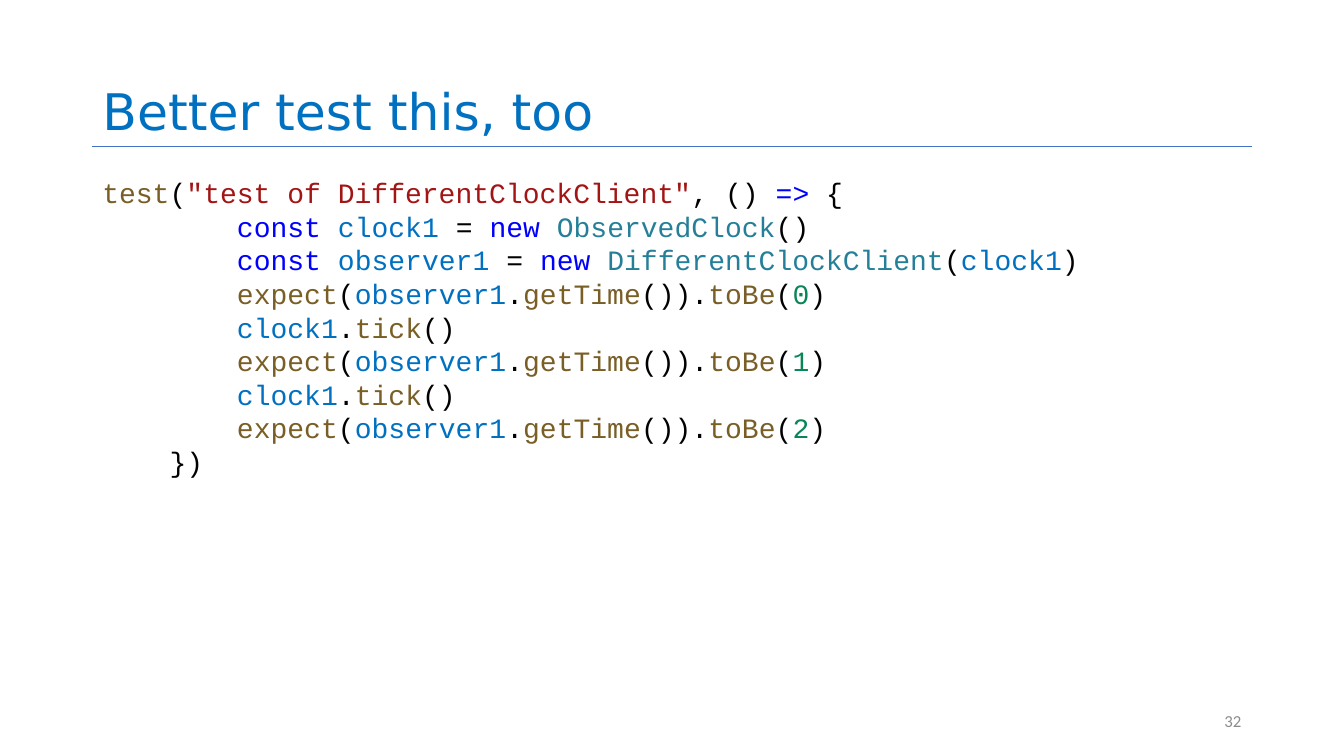
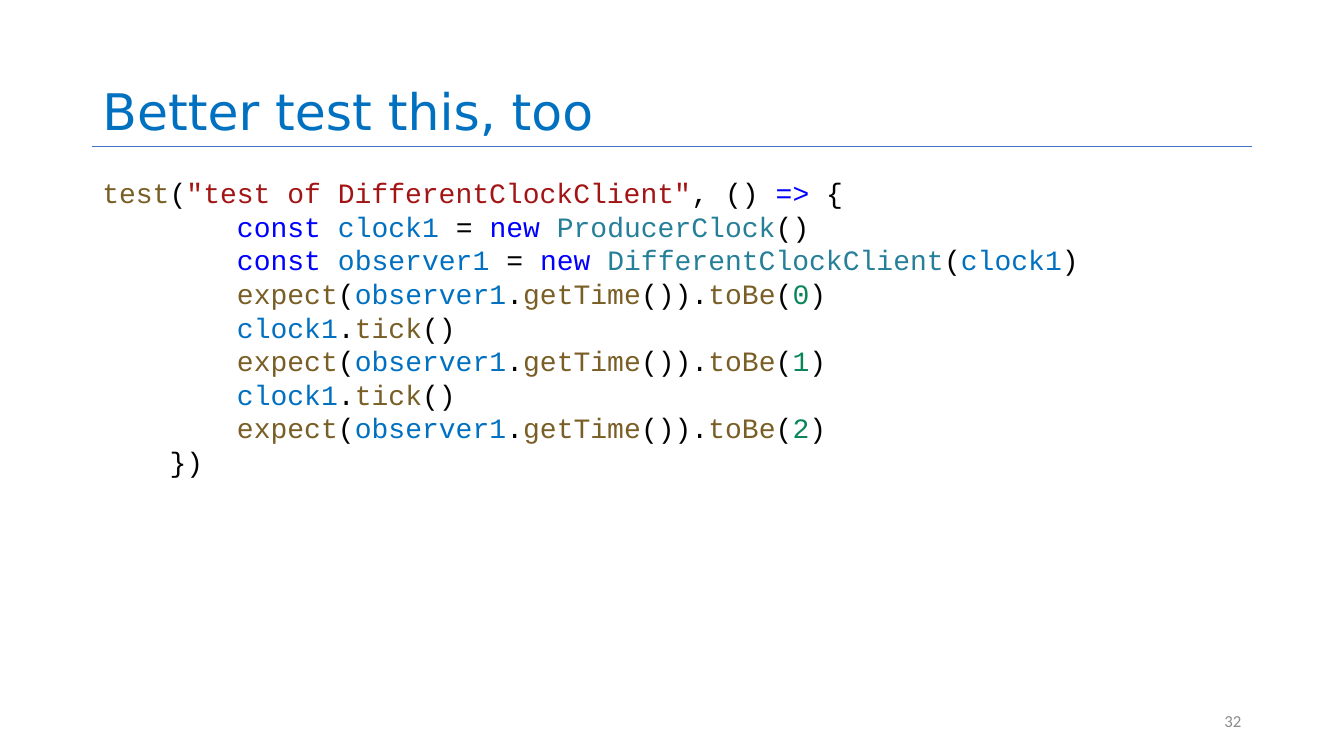
Before and after one commit to neu-se/CS4530-Fall-2022, a slide deck: slide 32 of Slides/Module 04 Interaction-Level Design Patterns.pptx. Drawn at 1344x756 pixels with LibreOffice and Linux fonts; fonts in the diff are those of the drawing. Boxes give left, top, right and bottom in pixels: in the first picture for what was removed or moved away, otherwise in the second. Text is boxed around its words. In the diff, an @@ line names an element or a change of style, - is before the commit and + after.

```diff
--- a/Slides/Module 04 Interaction-Level Design Patterns.pptx
+++ b/Slides/Module 04 Interaction-Level Design Patterns.pptx
@@ text at bbox=[237, 217, 809, 243]: text changed @@
-const clock1 = new ObservedClock()
+const clock1 = new ProducerClock()
```
Also in this commit, not shown: 1 other slide changed, 1 other file.
